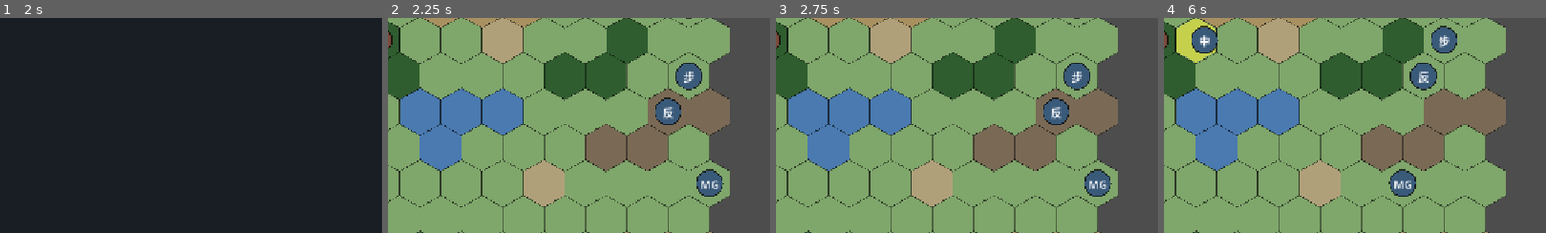
Above: before the commit, frames 1-4 (left to right).
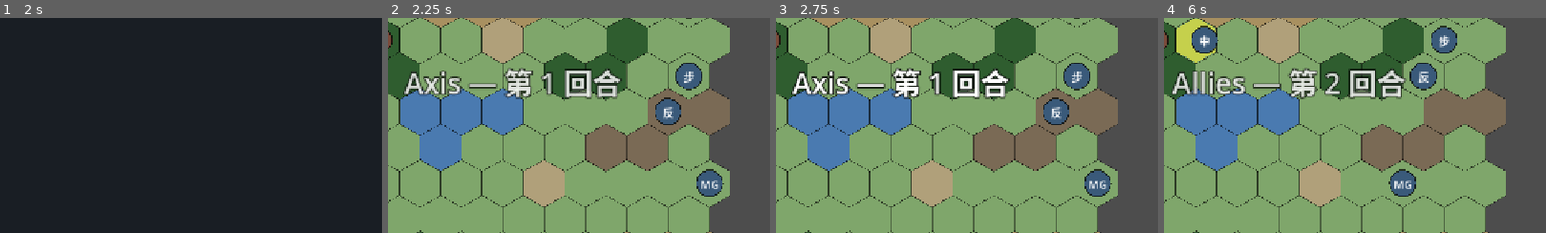
Above: after the commit, the same moments.

Repository: Fischer-Zhang/WorldWarII
Game: Godot game, scene res://scenes/main_menu.tscn
The game is run twice, just before and just after one commit, with the same random seed, the same clock (stepped at 60 frames per second) and the same inputs.
Inputs (mouse positions are % of the whole screen's width and height, from its top left):
- Up to frame 1 (2 s): click "開始戰役" at 0.5 s; click "00_sandbox — 沙盒測試地圖" at 1.25 s
- Up to frame 2 (2.25 s): click "開始戰鬥" at 2 s
- Up to frame 3 (2.75 s): no input
- Up to frame 4 (6 s): click "結束 Axis 回合 (T1)" at 2.75 s; move the mouse to (72, 45) at 3.52 s; click (72, 45) at 3.67 s; drag from (30, 55) to (45, 70) at 4.27 s; move the mouse to (60, 28) at 5.02 s; click (60, 28) at 5.17 s; click "結束 Axis 回合 (T2)" at 5.75 s
The pictures show only the part of the screen within x 34-84%, y 24-74%; the shares and areas given below are measured in that part.

Frame 1 is identical in both runs. In frame 2, 3.9% of the frame differs, in the area x 4-62%, y 23-38%; in frame 3, 4.1%; in frame 4, 4.4%, in the area x 2-64%, y 23-38%.

Commit message:
UX polish round 2: attack lunge, objective pulse, turn banner
- Attack lunge (Unit.play_attack_animation): attacker tweens ~14px
  toward the defender then snaps back over ~0.28s. Called from
  _resolve_attack before damage so it overlaps the popup nicely.
- Objective pulse (HexMap.set_objective_coords + _process): for
  capture-type victory conditions, the player's target hex gets a
  yellow halo that pulses in/out (~2.4Hz). Player can see the goal at
  a glance without reading the briefing.
- Turn banner (UI/TurnBanner + _show_turn_banner): on every turn
  change, a 48px label fades in center-screen, holds 0.7s, fades out.
  Makes player vs AI handoff unambiguous.

Visual-only additions; game logic and tests untouched.

Co-Authored-By: Claude Opus 4.7 (1M context) <noreply@anthropic.com>

Diff:
--- a/scenes/battle.tscn
+++ b/scenes/battle.tscn
@@ -90,6 +90,20 @@
 theme_override_font_sizes/normal_font_size = 14
 text = ""
 
+[node name="TurnBanner" type="Label" parent="UI"]
+offset_left = 0.0
+offset_top = 240.0
+offset_right = 1280.0
+offset_bottom = 320.0
+mouse_filter = 2
+modulate = Color(1, 1, 1, 0)
+theme_override_font_sizes/font_size = 48
+theme_override_colors/font_outline_color = Color(0, 0, 0, 0.85)
+theme_override_constants/outline_size = 8
+text = ""
+horizontal_alignment = 1
+vertical_alignment = 1
+
 [node name="EndTurnButton" type="Button" parent="UI"]
 offset_left = 1050.0
 offset_top = 670.0
--- a/scripts/battle.gd
+++ b/scripts/battle.gd
@@ -32,6 +32,7 @@
 @onready var info_faction_label: Label = $UI/InfoPanel/VBox/FactionLabel
 @onready var info_stats: RichTextLabel = $UI/InfoPanel/VBox/StatsLabel
 @onready var info_terrain: RichTextLabel = $UI/InfoPanel/VBox/TerrainLabel
+@onready var turn_banner: Label = $UI/TurnBanner
 
 const AI_STEP_DELAY := 0.6
 const MOVE_TWEEN_DURATION := 0.22
@@ -70,6 +71,7 @@
 	end_turn_button.pressed.connect(_on_end_turn_pressed)
 	menu_button.pressed.connect(_on_menu_button_pressed)
 	result_panel.visible = false
+	_apply_player_objective_pulse()
 
 	turn_manager.configure(factions)
 	turn_manager.turn_started.connect(_on_turn_started)
@@ -88,6 +90,7 @@
 	_deselect()
 	end_turn_button.text = "結束 %s 回合 (T%d)" % [factions[faction_id]["name"], turn_number]
 	info_label.text = "▶ %s 的回合 (第 %d 回合)" % [factions[faction_id]["name"], turn_number]
+	_show_turn_banner("%s — 第 %d 回合" % [factions[faction_id]["name"], turn_number])
 	_update_status()
 
 	var controller := String(factions[faction_id].get("controller", "player"))
@@ -242,6 +245,7 @@
 		atk_def, def_def, attacker.hp, defender.hp, atk_terr, def_terr, distance
 	)
 
+	attacker.play_attack_animation(defender.position)
 	defender.take_damage(result.damage_to_defender)
 	DamagePopup.spawn(hex_map, defender.position, result.damage_to_defender)
 	var msg := "%s → %s 造成 %d" % [attacker.display_name, defender.display_name, result.damage_to_defender]
@@ -349,3 +353,29 @@
 	for fid in factions.keys():
 		parts.append("%s %d" % [factions[fid]["name"], int(counts.get(fid, 0))])
 	status_label.text = "  |  ".join(parts) + "    回合 %d" % turn_manager.turn_number
+
+func _apply_player_objective_pulse() -> void:
+	# Highlights the hex the *player* needs to capture, if their victory is type=capture.
+	var victory_cfg: Dictionary = scenario.get("victory", {})
+	for fid in factions.keys():
+		if String(factions[fid].get("controller", "")) != "player":
+			continue
+		var v: Dictionary = victory_cfg.get(fid, {})
+		if String(v.get("type", "")) != "capture":
+			return
+		var target = v.get("target", [0, 0])
+		if typeof(target) != TYPE_ARRAY or target.size() < 2:
+			return
+		var col := int(target[0])
+		var row := int(target[1])
+		var coord := Vector2i(col - (row >> 1), row)
+		hex_map.set_objective_coords([coord])
+		return
+
+func _show_turn_banner(text: String) -> void:
+	turn_banner.text = text
+	turn_banner.modulate.a = 0.0
+	var tween := create_tween()
+	tween.tween_property(turn_banner, "modulate:a", 1.0, 0.22)
+	tween.tween_interval(0.7)
+	tween.tween_property(turn_banner, "modulate:a", 0.0, 0.35)
--- a/scripts/grid/hex_map.gd
+++ b/scripts/grid/hex_map.gd
@@ -14,12 +14,15 @@
 const HIGHLIGHT_COLOR := Color(1.0, 0.95, 0.2, 0.55)
 const RANGE_OVERLAY_COLOR := Color(0.3, 0.7, 1.0, 0.35)
 const ATTACK_OVERLAY_COLOR := Color(1.0, 0.3, 0.25, 0.45)
+const OBJECTIVE_RGB := Color(1.0, 0.85, 0.2)
 
 var tiles: Dictionary = {}     # Vector2i (axial) -> terrain_id (String)
 var polys: Dictionary = {}     # Vector2i (axial) -> Polygon2D node
 var occupants: Dictionary = {} # Vector2i (axial) -> Unit
 var highlight: Polygon2D
 var range_overlays: Node2D
+var objective_overlays: Array[Polygon2D] = []
+var _objective_phase: float = 0.0
 var bounds_min := Vector2.ZERO
 var bounds_max := Vector2.ZERO
 
@@ -114,6 +117,31 @@
 func unit_at(coord: Vector2i) -> Unit:
 	return occupants.get(coord)
 
+func set_objective_coords(coords: Array) -> void:
+	for old in objective_overlays:
+		old.queue_free()
+	objective_overlays.clear()
+	for c in coords:
+		var coord: Vector2i = c
+		if not tiles.has(coord):
+			continue
+		var p := Polygon2D.new()
+		p.polygon = _hex_vertices(HEX_SIZE * 0.88)
+		p.color = Color(OBJECTIVE_RGB.r, OBJECTIVE_RGB.g, OBJECTIVE_RGB.b, 0.35)
+		p.position = HexCoord.to_pixel(coord, HEX_SIZE)
+		p.z_index = 4
+		add_child(p)
+		objective_overlays.append(p)
+	set_process(not objective_overlays.is_empty())
+
+func _process(delta: float) -> void:
+	if objective_overlays.is_empty():
+		return
+	_objective_phase += delta * 2.4
+	var alpha: float = 0.28 + (sin(_objective_phase) + 1.0) * 0.18
+	for p in objective_overlays:
+		p.color = Color(OBJECTIVE_RGB.r, OBJECTIVE_RGB.g, OBJECTIVE_RGB.b, alpha)
+
 func _hex_vertices(size: float) -> PackedVector2Array:
 	# Pointy-top: vertex angles at 30, 90, 150, 210, 270, 330 degrees.
 	var pts := PackedVector2Array()
@@ -170,8 +198,10 @@
 	tiles.clear()
 	polys.clear()
 	occupants.clear()
+	objective_overlays.clear()
 	highlight = null
 	range_overlays = null
+	set_process(false)
 
 func _unhandled_input(event: InputEvent) -> void:
 	if event is InputEventMouseButton:
--- a/scripts/units/unit.gd
+++ b/scripts/units/unit.gd
@@ -80,6 +80,17 @@
 	tween.tween_property(self, "modulate:a", 0.0, 0.42).set_trans(Tween.TRANS_QUAD)
 	tween.tween_callback(queue_free)
 
+func play_attack_animation(target_world_pos: Vector2) -> void:
+	# Brief lunge toward the defender then snap back — gives weight to the hit.
+	var start_pos := position
+	var direction := (target_world_pos - position)
+	if direction.length() < 0.001:
+		return
+	var lunge_pos := position + direction.normalized() * 14.0
+	var tween := create_tween()
+	tween.tween_property(self, "position", lunge_pos, 0.10).set_trans(Tween.TRANS_QUAD).set_ease(Tween.EASE_OUT)
+	tween.tween_property(self, "position", start_pos, 0.18).set_trans(Tween.TRANS_QUAD).set_ease(Tween.EASE_IN)
+
 func _process(_delta: float) -> void:
 	if selected:
 		queue_redraw()
